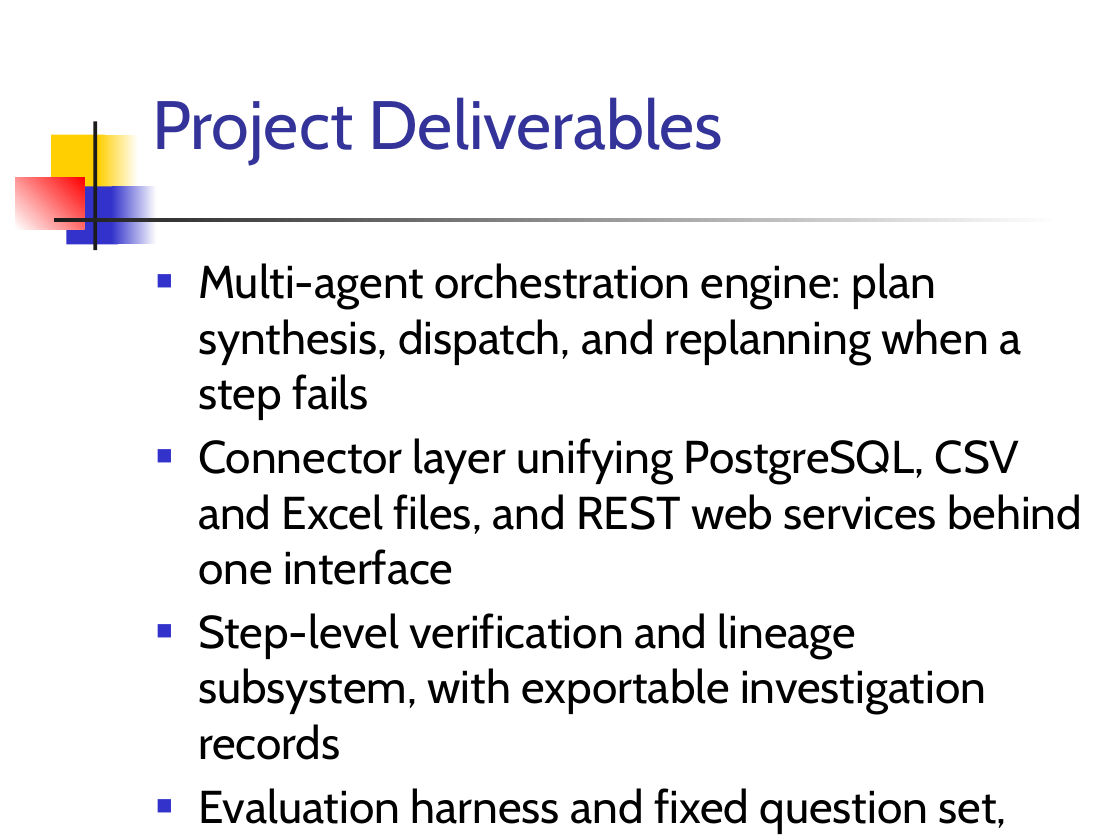
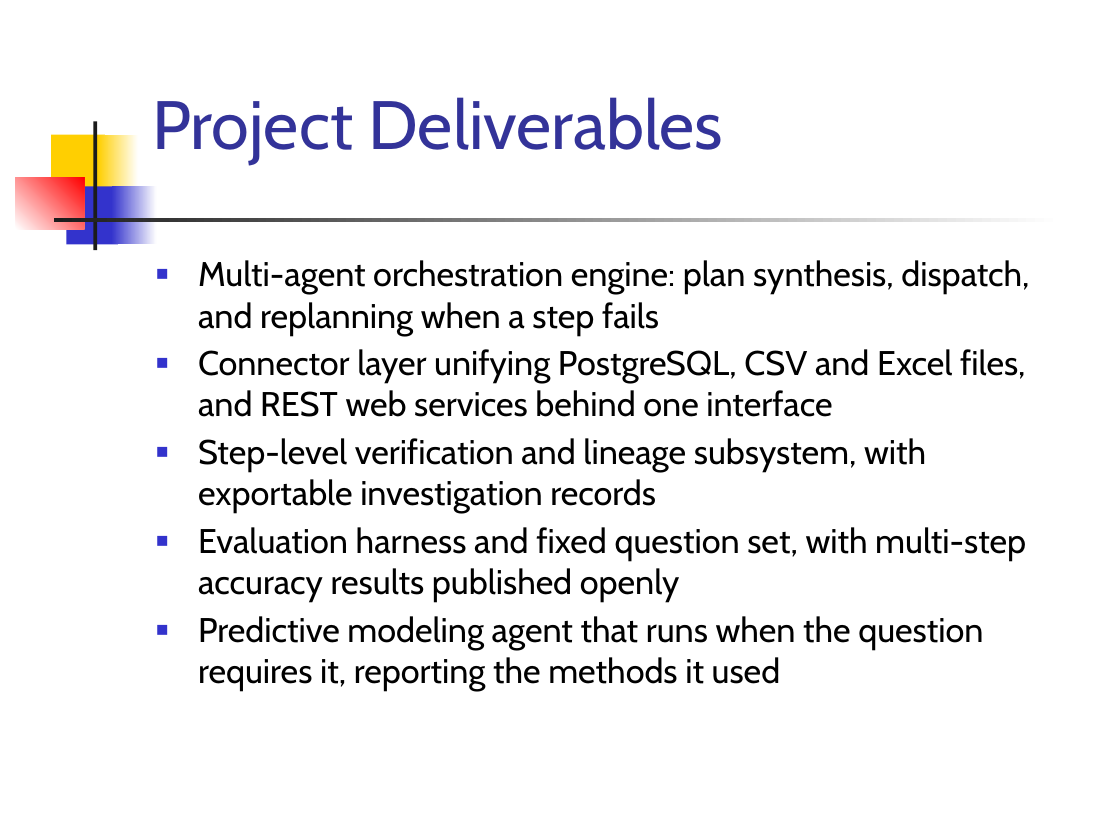
Before and after one commit to akshaynavani/CMPE295A_InsightPilot_StartupSkill, a slide deck: slide 3 of assignments/CMPE295A_InsightPilot_Project_Formation.pptx. Drawn at 1120x840 pixels with LibreOffice and Linux fonts; fonts in the diff are those of the drawing. Boxes give left, top, right and bottom in pixels: in the first picture for what was removed or moved away, otherwise in the second. Text is boxed around its words. In the diff, an @@ line names an element or a change of style, - is before the commit and + after.

```diff
--- a/assignments/CMPE295A_InsightPilot_Project_Formation.pptx
+++ b/assignments/CMPE295A_InsightPilot_Project_Formation.pptx
@@ text "Multi-agent orchestration engine: plan synthesis, ..." at <box>198,260,1029,692</box>: size 29.6 to 22 pt; less space between paragraphs @@
```
Also in this commit, not shown: 3 other slides changed, 1 other file.
